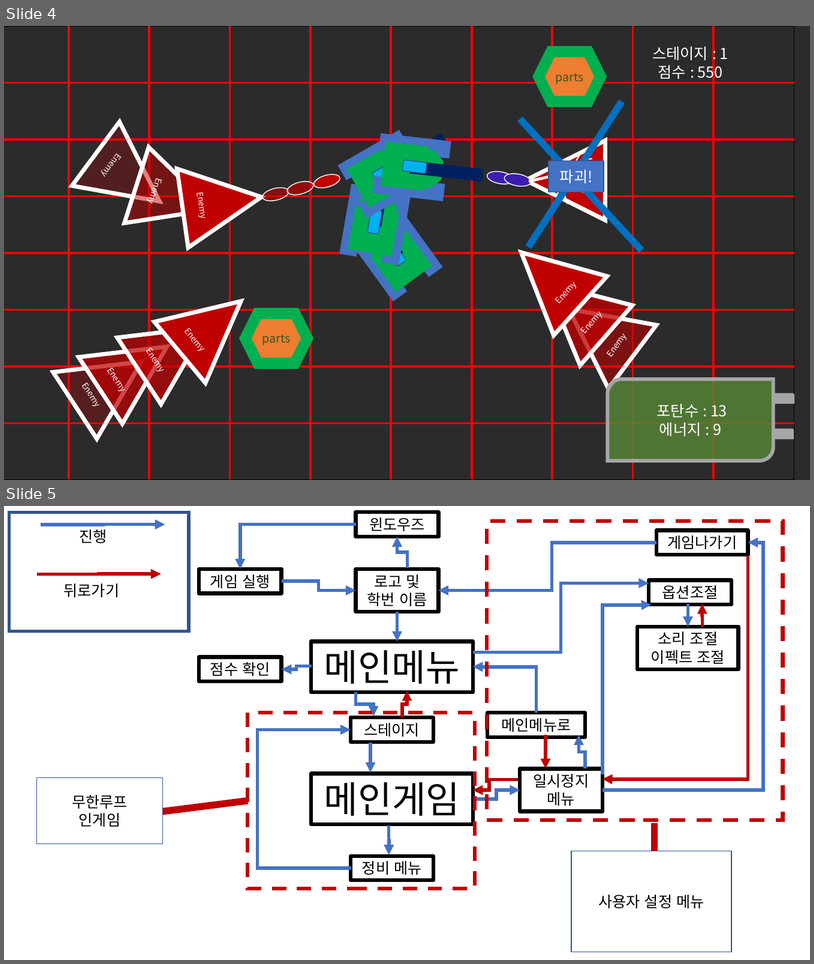
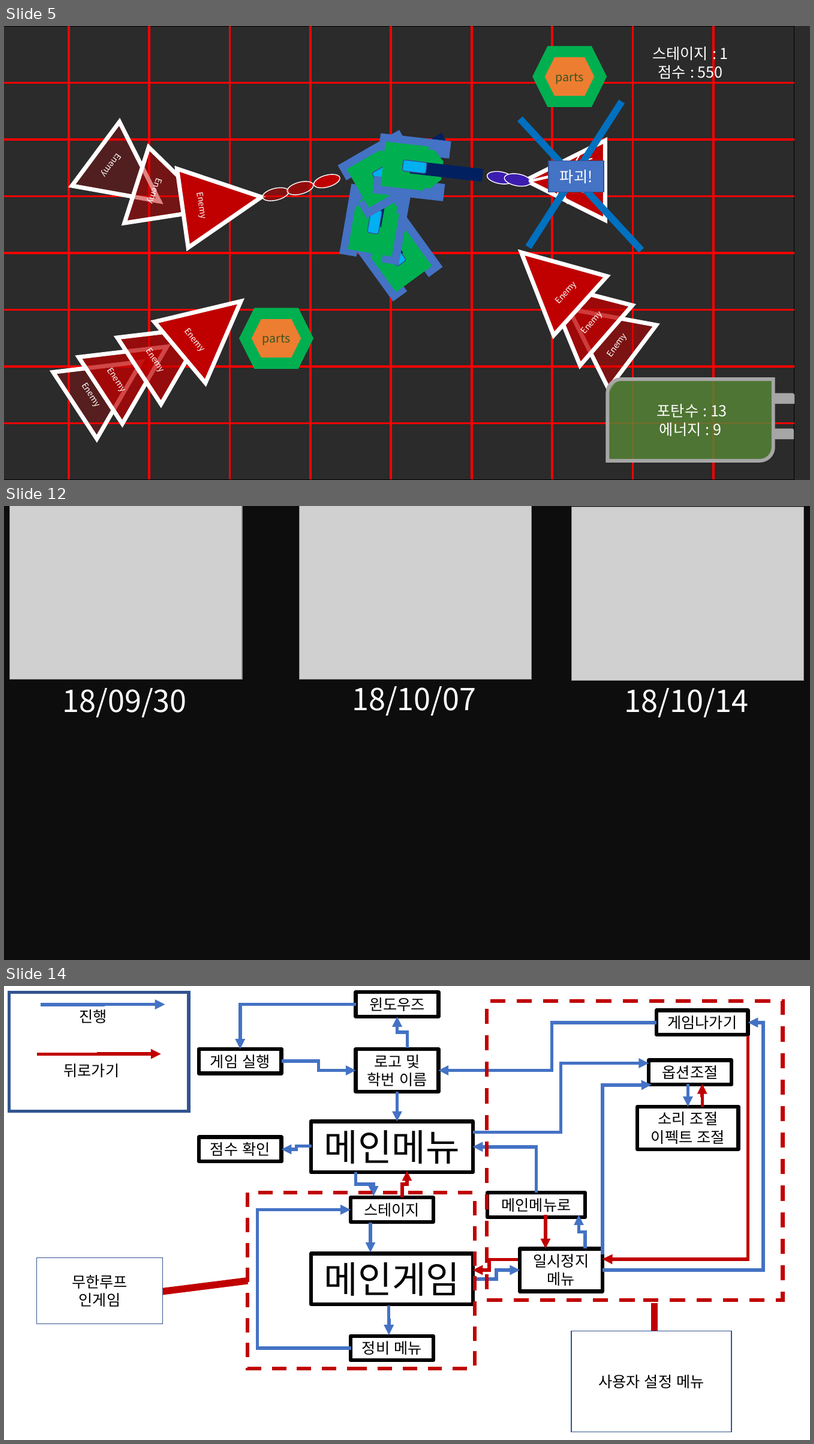
Before and after one commit to andy2276/kim, a slide deck: 2Dproject/20180925_2DprojectPPT_ver6_ppt.pptx. Shown one above the other, each under a label of ours: slides 4 and 5 before the commit, slides 5, 12 and 14 after it; the slides between them are not shown. The pictures are 814x964 and 814x1444 pixels, drawn with LibreOffice and Linux fonts; fonts in the diff are those of the drawing; grey boxes stand for pictures; background and template pictures are left out; a plain dark background stands for a picture behind light text. Boxes give left, top, right and bottom in pixels: in the first picture for what was removed or moved away, otherwise in the second. Text is boxed around its words. In the diff, an @@ line names an element or a change of style, - is before the commit and + after.

```diff
--- a/2Dproject/20180925_2DprojectPPT_ver6_ppt.pptx
+++ b/2Dproject/20180925_2DprojectPPT_ver6_ppt.pptx
@@ slide 12 added at box(4, 506, 810, 960), background #FFFFFF @@
@@ rectangle added at box(4, 506, 810, 960), fill #0D0D0D, outline #0D0D0D 1 pt @@
@@ picture added at box(10, 506, 242, 679) @@
@@ picture added at box(300, 506, 532, 679) @@
@@ picture added at box(572, 507, 804, 680) @@
@@ text added at box(63, 688, 187, 717), 36 pt, text #FFFFFF @@
+18/09/30
@@ text added at box(352, 686, 476, 715), 36 pt, text #FFFFFF @@
+18/10/07
@@ text added at box(624, 688, 749, 717), 36 pt, text #FFFFFF @@
+18/10/14
@@ what was slide 4 is now slide 5 @@
@@ what was slide 5 is now slide 14 @@
```
Also in this commit, not shown: 12 other slides added, 7 other files.
